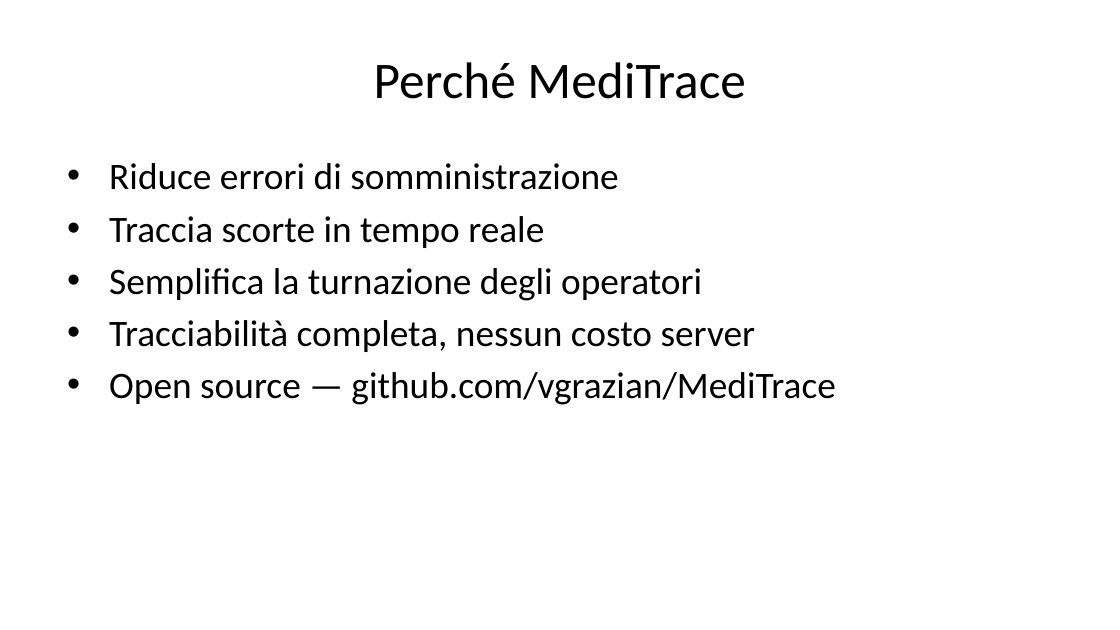
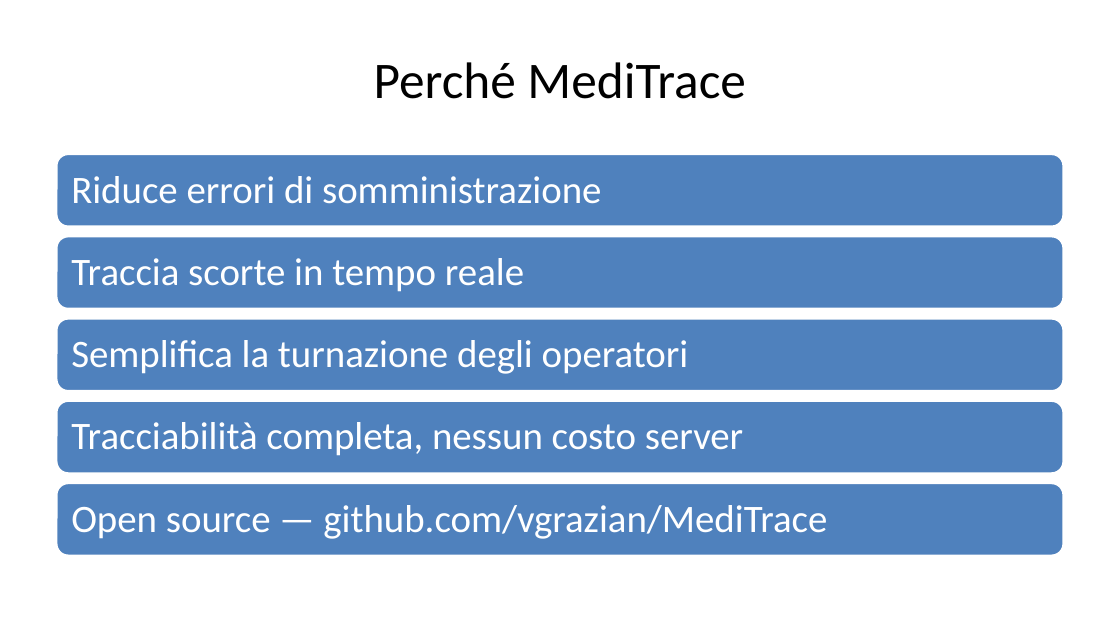
Before and after one commit to vgrazian/MediTrace, a slide deck: slide 16 of docs/presentation/medi-trace-editable.pptx (slide 26 before the commit). Drawn at 1120x630 pixels with LibreOffice and Linux fonts; fonts in the diff are those of the drawing. Boxes give left, top, right and bottom in pixels: in the first picture for what was removed or moved away, otherwise in the second. Text is boxed around its words. In the diff, an @@ line names an element or a change of style, - is before the commit and + after.

```diff
--- a/docs/presentation/medi-trace-editable.pptx
+++ b/docs/presentation/medi-trace-editable.pptx
@@ text removed at [109, 163, 835, 405] @@
-• Riduce errori di somministrazione
-• Traccia scorte in tempo reale
-• Semplifica la turnazione degli operatori
-• Tracciabilità completa, nessun costo server
-• Open source — github.com/vgrazian/MediTrace
@@ group added at [56, 153, 1064, 557]: 5 rounded rectangles, 5 texts @@
+Riduce errori di somministrazione
+Traccia scorte in tempo reale
+Semplifica la turnazione degli operatori
+Tracciabilità completa, nessun costo server
+Open source — github.com/vgrazian/MediTrace
```
Also in this commit, not shown: 15 other slides changed, 1 slide added, 10 slides removed, 27 other files.
